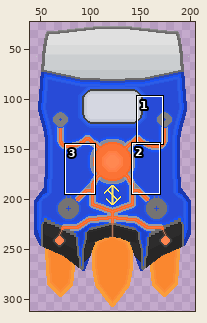
One commit to this sprite sheet: Art/Ships/Ordaga Boss/OrdagaBoss.png. Above, an overview of the earlier version with the close-up marked.
Close-up. First the earlier version:
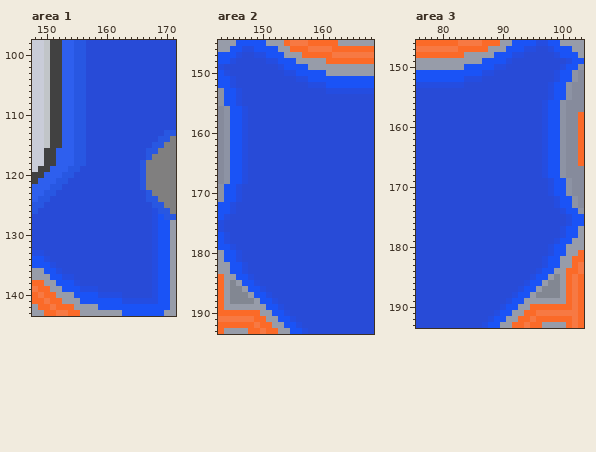
The file is 245x324 pixels. Colours within 5 levels of each other are drawn and written as one. Shown: area 1: x 148..171, y 98..143; area 2: x 143..168, y 145..193; area 3: x 76..103, y 146..193. The wide view leaves out empty margins. The commit also changed other parts of the picture, which this record leaves out.
And afterwards:
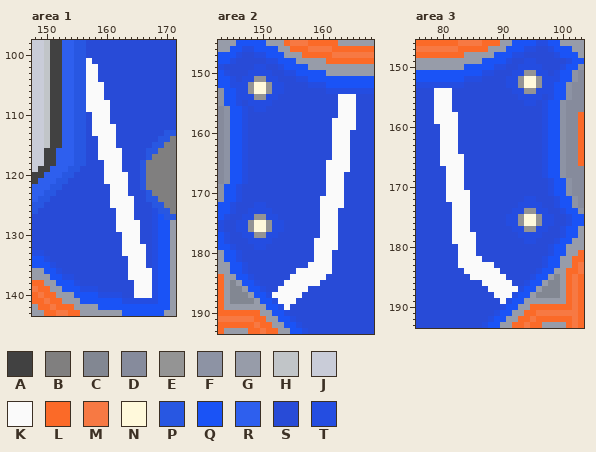
Palette (. is transparent): A #414141  B #807f7f  C #828792  D #868b9c  E #949494  F #8d93a4  G #979ca9  H #c1c5c8  J #c9ccd8  K #fafafa  L #fb6a28  M #f77943  N #fff9db  P #2857e2  Q #1a53f6  R #2e5fee  S #284bd7  T #244de1
Diff:
Changed rows in their new state; - is an unchanged pixel.
Area 1:
first column x 157:
101 K----------
102 KK---------
103 KK---------
104 KK---------
105 KKK--------
106 KKK--------
107 KKK--------
108 KKKK-------
109 KKKK-------
110 -KKK-------
111 -KKK-------
112 -KKKK------
113 -KKKK------
114 --KKK------
115 --KKK------
116 --KKKK-----
117 --KKKK-----
118 ---KKK-----
119 ---KKK-----
120 ---KKKK----
121 ---KKKK----
122 ----KKK----
123 ----KKK----
124 ----KKKK---
125 ----KKKK---
126 -----KKK---
127 -----KKK---
128 -----KKKK--
129 -----KKKK--
130 ------KKK--
131 ------KKK--
132 ------KKKK-
133 ------KKKK-
134 -------KKK-
135 -------KKK-
136 -------KKKK
137 -------KKKK
138 --------KKK
139 --------KKK
140 --------KKK
Area 2:
first column x 146:
149 ---TT---------------
150 --TTTT--------------
151 -TTEETT-------------
152 TTENNETT------------
153 -TENNETT------------
154 -TTEETT----------KKK
155 --TTTT-----------KKK
156 ---TT------------KKK
157 -----------------KKK
158 ----------------KKKK
159 ----------------KKKK
160 ----------------KKK-
161 ----------------KKK-
162 ----------------KKK-
163 ----------------KKK-
164 ----------------KKK-
165 ---------------KKKK-
166 ---------------KKKK-
167 ---------------KKK--
168 ---------------KKK--
169 ---------------KKK--
170 ---------------KKK--
171 --------------KKKK--
172 ---TT---------KKKK--
173 --TTTT--------KKK---
174 -TTEETT-------KKK---
175 TTENNETT------KKK---
176 TTENNETT------KKK---
177 -TTEETT-------KKK---
178 --TTTT-------KKKK---
179 ---TT--------KKKK---
180 -------------KKK----
181 -------------KKK----
182 ------------KKKK----
183 ----------KKKKKK----
184 ---------KKKKKK-----
185 --------KKKKKK------
186 -------KKKKK--------
187 ------KKKKK---------
188 -------KKK----------
189 --------K-----------
Area 3:
first column x 79:
149 ---------------TT---
150 --------------TTTT--
151 -------------TTEETT-
152 ------------TTENNETT
153 ------------TTENNET-
154 KKK----------TTEETT-
155 KKK-----------TTTT--
156 KKK------------TT---
157 KKK-----------------
158 KKKK----------------
159 KKKK----------------
160 -KKK----------------
161 -KKK----------------
162 -KKK----------------
163 -KKK----------------
164 -KKK----------------
165 -KKKK---------------
166 -KKKK---------------
167 --KKK---------------
168 --KKK---------------
169 --KKK---------------
170 --KKK---------------
171 --KKKK--------------
172 --KKKK---------TT---
173 ---KKK--------TTTT--
174 ---KKK-------TTEETT-
175 ---KKK------TTENNETT
176 ---KKK------TTENNETT
177 ---KKK-------TTEETT-
178 ---KKKK-------TTTT--
179 ---KKKK--------TT---
180 ----KKK-------------
181 ----KKK-------------
182 ----KKKK------------
183 ----KKKKKK----------
184 -----KKKKKK---------
185 ------KKKKKK--------
186 --------KKKKK-------
187 ---------KKKKK------
188 ----------KKK-------
189 -----------K--------
Boxes around the changes in both close-ups, in picture pixels (x1, y1, x2, y2):
changed: (86, 58, 152, 298)
changed: (236, 64, 356, 310)
changed: (434, 58, 554, 304)
